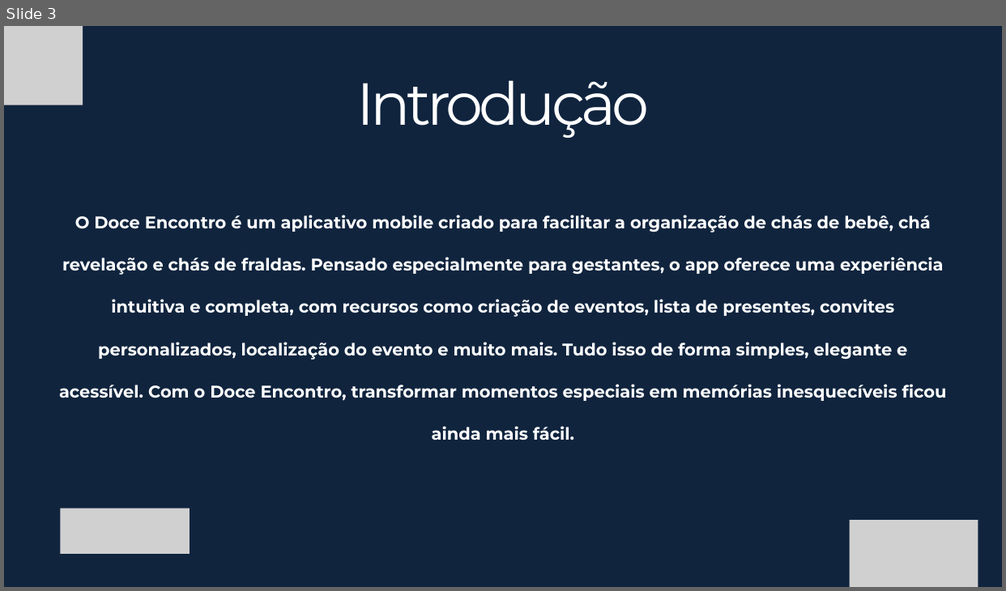
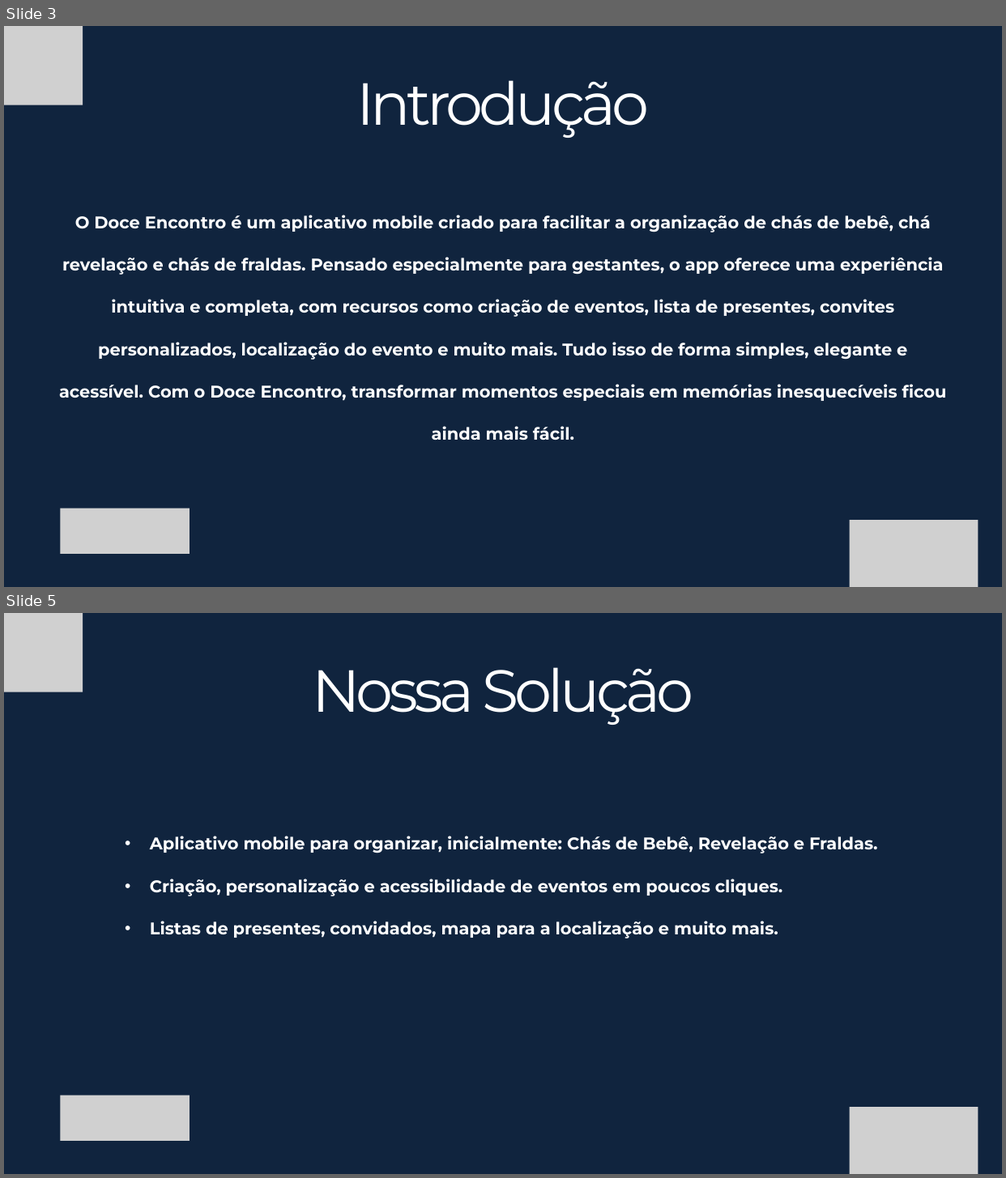
Before and after one commit to VictorAlexandreMuller/Docs, a slide deck: Eliney - Apresentação do projeto DoceEncontro AF.pptx. Shown one above the other, each under a label of ours: slide 3 before the commit, slides 3 and 5 after it; the slides between them are not shown. The pictures are 1006x591 and 1006x1178 pixels, drawn with LibreOffice and Linux fonts; fonts in the diff are those of the drawing; grey boxes stand for pictures. Boxes give left, top, right and bottom in pixels: in the first picture for what was removed or moved away, otherwise in the second. Text is boxed around its words. In the diff, an @@ line names an element or a change of style, - is before the commit and + after.

```diff
--- a/Eliney - Apresentação do projeto DoceEncontro AF.pptx
+++ b/Eliney - Apresentação do projeto DoceEncontro AF.pptx
@@ slide 5 added at [4,613,1002,1174], background #0F243E @@
@@ picture added at [4,613,83,692] @@
@@ text added at [312,667,694,725], 85.6 pt, text #FFFFFF @@
+Nossa Solução
@@ text added at [150,836,878,939], 24.5 pt, text #FFFFFF, bold @@
+• Aplicativo mobile para organizar, inicialmente: Chás de Bebê, Revelação e Fraldas.
+• Criação, personalização e acessibilidade de eventos em poucos cliques.
+• Listas de presentes, convidados, mapa para a localização e muito mais.
@@ picture added at [60,1096,189,1141] @@
@@ picture added at [850,1107,978,1174] @@
```
Also in this commit, not shown: 4 other slides added, 2 slides removed.
